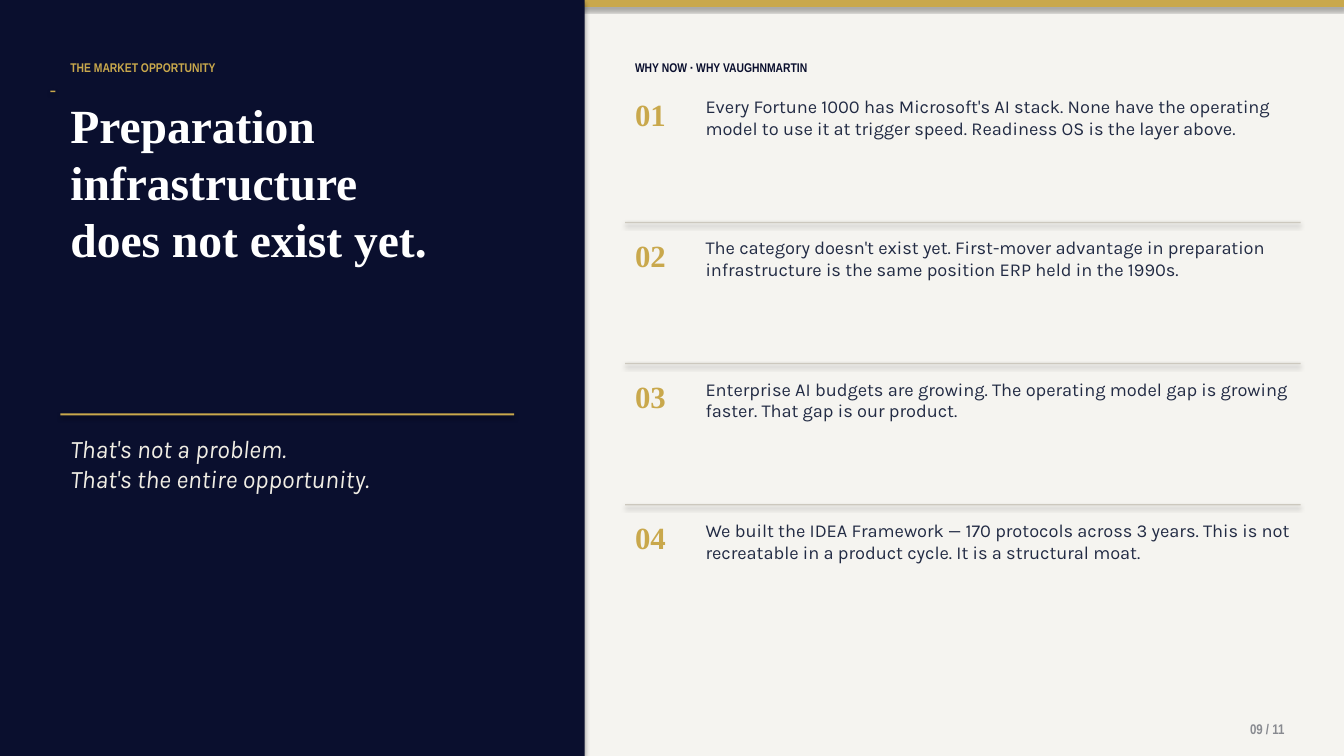
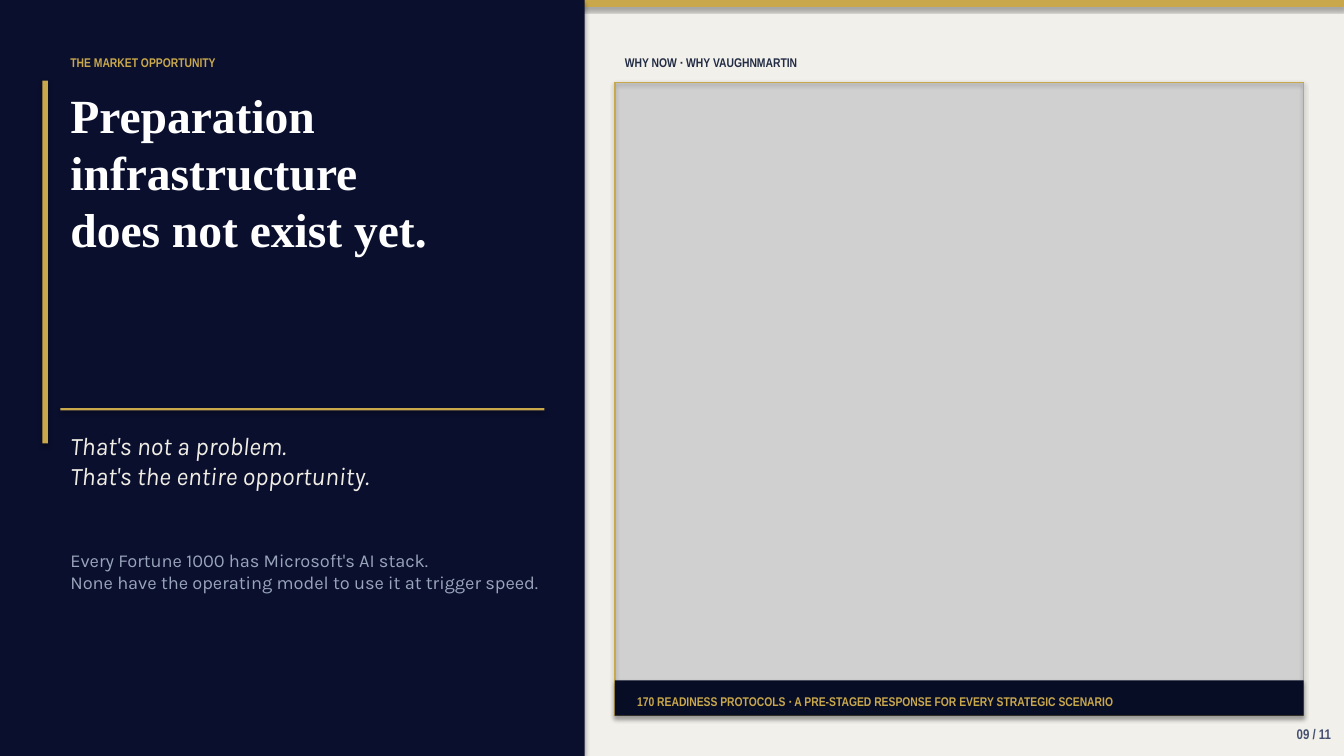
Before and after one commit to mbrunke18/CodePlatform1, a slide deck: slide 9 of attached_assets/VaughnMartin-Investor-Pitch-Deck.pptx. Drawn at 1344x756 pixels with LibreOffice and Linux fonts; fonts in the diff are those of the drawing; grey boxes stand for pictures. Boxes give left, top, right and bottom in pixels: in the first picture for what was removed or moved away, otherwise in the second. Text is boxed around its words. In the diff, an @@ line names an element or a change of style, - is before the commit and + after.

```diff
--- a/attached_assets/VaughnMartin-Investor-Pitch-Deck.pptx
+++ b/attached_assets/VaughnMartin-Investor-Pitch-Deck.pptx
@@ background #F5F4F0 to #F2F0EB @@
@@ text "THE MARKET OPPORTUNITY": place and size @@
-text "THE MARKET OPPORTUNITY" at [70, 63, 216, 72]
+text "THE MARKET OPPORTUNITY" at [70, 58, 216, 67]
@@ text "WHY NOW · WHY VAUGHNMARTIN": place and size @@
-text "WHY NOW · WHY VAUGHNMARTIN" at [635, 63, 807, 72]
+text "WHY NOW · WHY VAUGHNMARTIN" at [625, 58, 797, 67]
@@ text "WHY NOW · WHY VAUGHNMARTIN" at [625, 58, 797, 67]: text colour #0A0F2E to #222C44 @@
@@ rectangle: place and size @@
-rectangle at [50, 91, 55, 92]
+rectangle at [42, 81, 48, 444]
@@ text "Preparation infrastructure does not exist ...": place and size @@
-text "Preparation infrastructure does not exist ..." at [70, 110, 427, 267]
+text "Preparation infrastructure does not exist ..." at [70, 100, 427, 257]
@@ rectangle: place and size @@
-rectangle at [625, 222, 1301, 223]
+rectangle at [615, 83, 1304, 716]
@@ rectangle at [615, 83, 1304, 716]: fill #CCC8BE to none; outline none to #C9A84C 1.2 pt @@
@@ picture added at [615, 83, 1304, 716] @@
@@ text removed at [635, 105, 666, 127] @@
-01
@@ text removed at [635, 246, 666, 268] @@
-02
@@ text removed at [706, 241, 1265, 281] @@
-The category doesn't exist yet. First-mover advantage in preparation infrastructure is the same position ERP held in the 1990s.
@@ rectangle removed at [625, 363, 1301, 364] @@
@@ text removed at [635, 387, 666, 409] @@
-03
@@ text removed at [706, 383, 1288, 422] @@
-Enterprise AI budgets are growing. The operating model gap is growing faster. That gap is our product.
@@ rectangle: place and size @@
-rectangle at [60, 413, 514, 415]
+rectangle at [60, 408, 544, 410]
@@ rectangle removed at [625, 504, 1301, 505] @@
@@ text removed at [635, 528, 666, 550] @@
-04
@@ text removed at [706, 524, 1290, 564] @@
-We built the IDEA Framework — 170 protocols across 3 years. This is not recreatable in a product cycle. It is a structural moat.
@@ text at [70, 554, 538, 594]: text changed; text colour #222B44 to #99A5BB @@
-Every Fortune 1000 has Microsoft's AI stack. None have the operating model to use it at trigger speed. Readiness OS is the layer above.
+Every Fortune 1000 has Microsoft's AI stack.
+None have the operating model to use it at trigger speed.
@@ rectangle added at [615, 681, 1304, 716], fill #080D26 @@
@@ text added at [637, 697, 1114, 706], 9 pt, text #C9A84C, bold @@
+170 READINESS PROTOCOLS · A PRE-STAGED RESPONSE FOR EVERY STRATEGIC SCENARIO
@@ text "09 / 11" at [1297, 729, 1331, 739]: text colour #888A90 to #445070; alignment left to right @@
```
Also in this commit, not shown: 9 other slides changed, 1 slide added, 1 slide removed, 12 other files.
